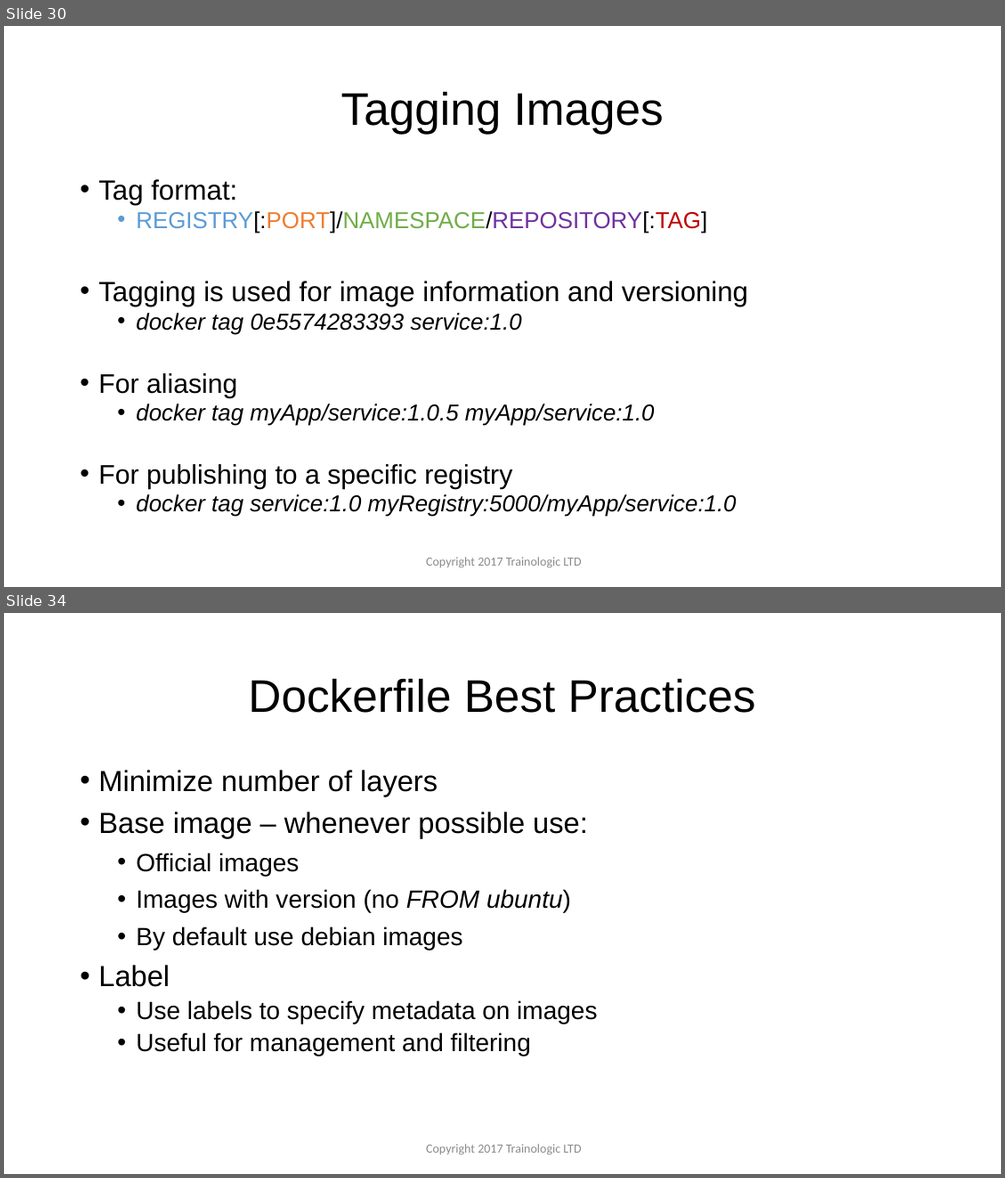
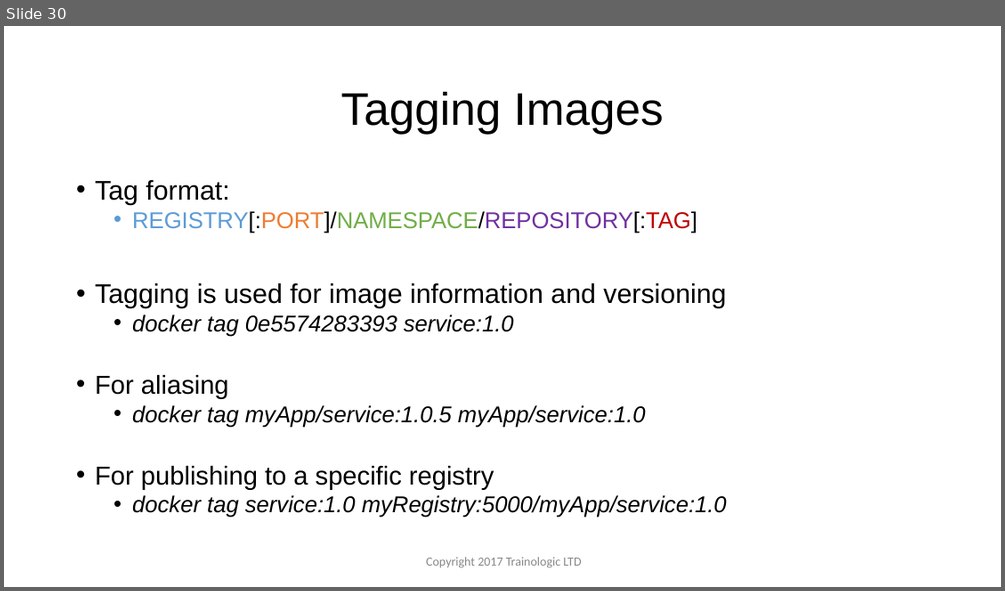
Before and after one commit to ColonelLanda/docker-meetup-2018, a slide deck: Docker - Meetup.pptx. Shown one above the other, each under a label of ours: slides 30 and 34 before the commit, slide 30 after it; the slides between them are not shown. The pictures are 1005x1178 and 1005x591 pixels, drawn with LibreOffice and Linux fonts; fonts in the diff are those of the drawing; background and template pictures are left out. Boxes give left, top, right and bottom in pixels: in the first picture for what was removed or moved away, otherwise in the second. Text is boxed around its words. In the diff, an @@ line names an element or a change of style, - is before the commit and + after.

```diff
--- a/Docker - Meetup.pptx
+++ b/Docker - Meetup.pptx
@@ slide 34 removed at (4,613,1001,1174), background #FFFFFF @@
@@ title removed at (248,678,756,713) @@
-Dockerfile Best Practices
@@ text removed at (98,770,597,1056) @@
-• Minimize number of layers
-• Base image – whenever possible use:
-  • Official images
-  • Images with version (no FROM ubuntu)
-  • By default use debian images
-• Label
-  • Use labels to specify metadata on images
-  • Useful for management and filtering
@@ text removed at (426,1143,581,1155) @@
-Copyright 2017 Trainologic LTD
@@ slide 30 changed as well @@
@@ text "Tag format:" at (95,180,727,517): size 26.8 to 26 pt in "Tag format:", "Tagging is used for image information and ..."; size 22.2 to 22 pt in "REGISTRY[:PORT]/NAMESPACE/REPOSITORY[:TAG]", "docker tag 0e5574283393 service:1.0", "docker tag myApp/service:1.0.5 myApp/service:1.0", "docker tag service:1.0 myRegistry:5000/myApp/service:1.0"; size 25.9 to 25 pt in "For aliasing", "For publishing to a specific registry"; line spacing 0.8 to 0.81 @@
```
Also in this commit, not shown: 35 other slides changed, 2 slides added, 4 other slides removed, 1 other file.
